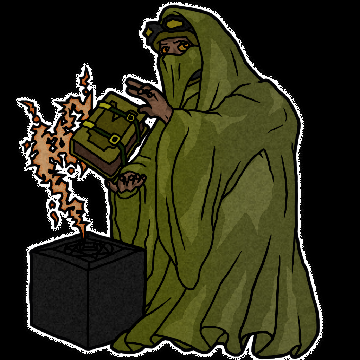
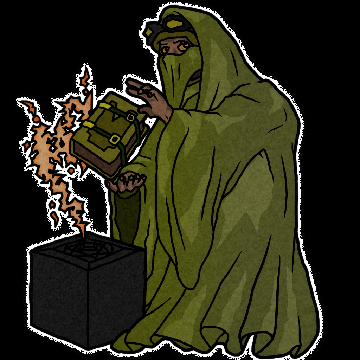
Two versions of the same layered image (360 x 360). Layer-by-layer changes:
added layer "Layer 47" (35%) in group "color" over (116, 188, 139, 199)
added layer "Layer 46" (50%) in group "color" over (115, 188, 142, 247)
